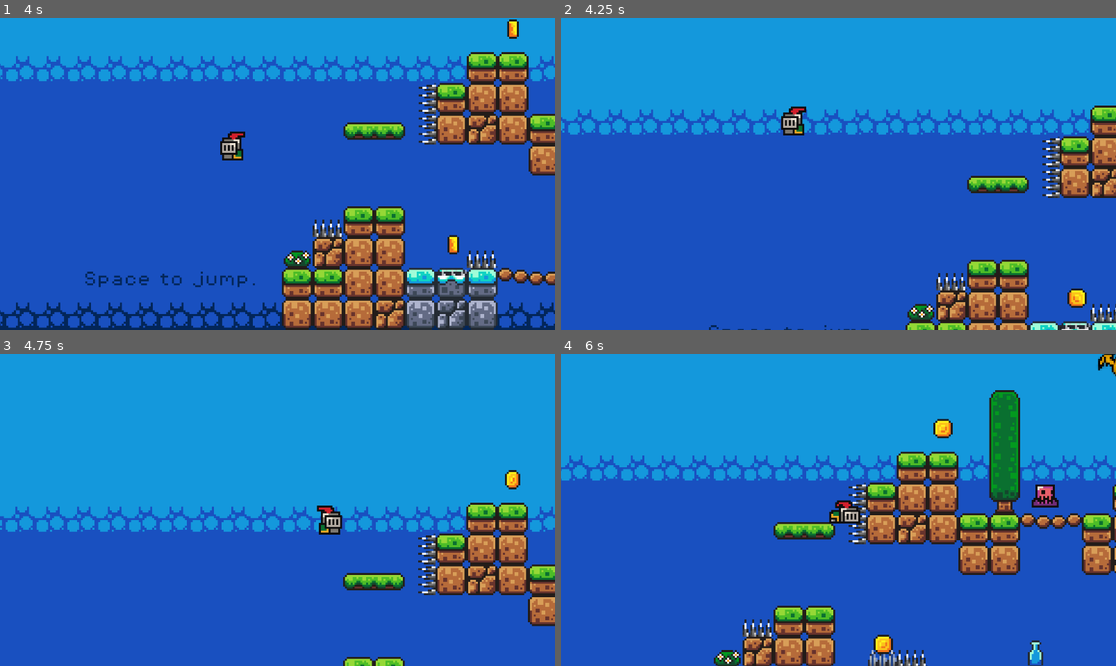
Above: before the commit, frames 1-4 (two rows, left to right).
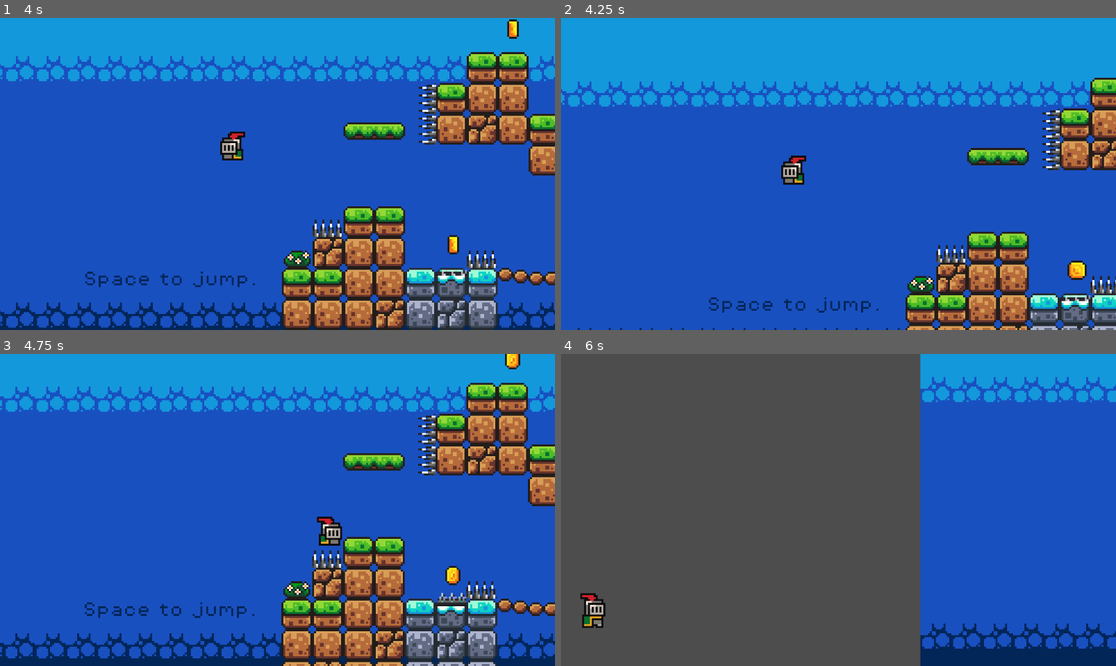
Above: after the commit, the same moments.

Repository: kasramo1383/KnightPlatformer-GODOT
Game: Godot game, scene res://scenes/game.tscn
The game is run twice, just before and just after one commit, with the same random seed, the same clock (stepped at 60 frames per second) and the same inputs. This scene is started directly instead of the project's main scene.
Inputs (mouse positions are in pixels of both pictures, inside the frame that each line leads up to):
- Up to frame 1 (4 s): move the mouse to (249, 236) at 0.52 s; hold Right (move_right) 0.53-2.03 s; tap Space (jump) at 0.6, 0.77, 1.07, 1.52, 1.55, 1.82, 2.3, 2.85, 3.02, 3.32, 3.77, 3.8 s; move the mouse to (444, 220) at 1.27 s; click (444, 220) at 1.35 s; move the mouse to (111, 127) at 2.02 s; hold Left (move_left) from 2.03 s (still down); tap Shift (dash) at 2.1 s; move the mouse to (305, 174) at 2.77 s; move the mouse to (194, 96) at 3.52 s; click (194, 96) at 3.6 s
- Up to frame 2 (4.25 s): keep holding Left (move_left); tap Space (jump) at 4.07 s
- Up to frame 3 (4.75 s): move the mouse to (399, 494) at 4.27 s; release Left (move_left) at 4.28 s; hold Right (move_right) from 4.28 s (still down); tap Shift (dash) at 4.35 s; tap Space (jump) at 4.52, 4.55 s
- Up to frame 4 (6 s): keep holding Right (move_right); tap Space (jump) at 4.82, 5.1 s; move the mouse to (727, 525) at 5.02 s; move the mouse to (894, 441) at 5.77 s; click (894, 441) at 5.85 s

Frame 1 is identical in both runs. In frame 2, 21% of the frame differs, in the area x 0-100%, y 19-100%; in frame 3, 60%; in frame 4, 83%, in the area x 0-100%, y 0-100%.
Error in both runs: Attempt to call function 'hide' in base 'null instance' on a null instance. (res://scripts/game_manager.gd:14)

Commit message:
fix double jump

Diff:
--- a/scripts/player.gd
+++ b/scripts/player.gd
@@ -65,6 +65,8 @@
 
 	# Jump
 	if Input.is_action_just_pressed("jump") and jump_count < MAX_JUMPS:
+		if not is_on_floor():
+			jump_count = 2
 		velocity.y = JUMP_VELOCITY
 		jump_count += 1
 
